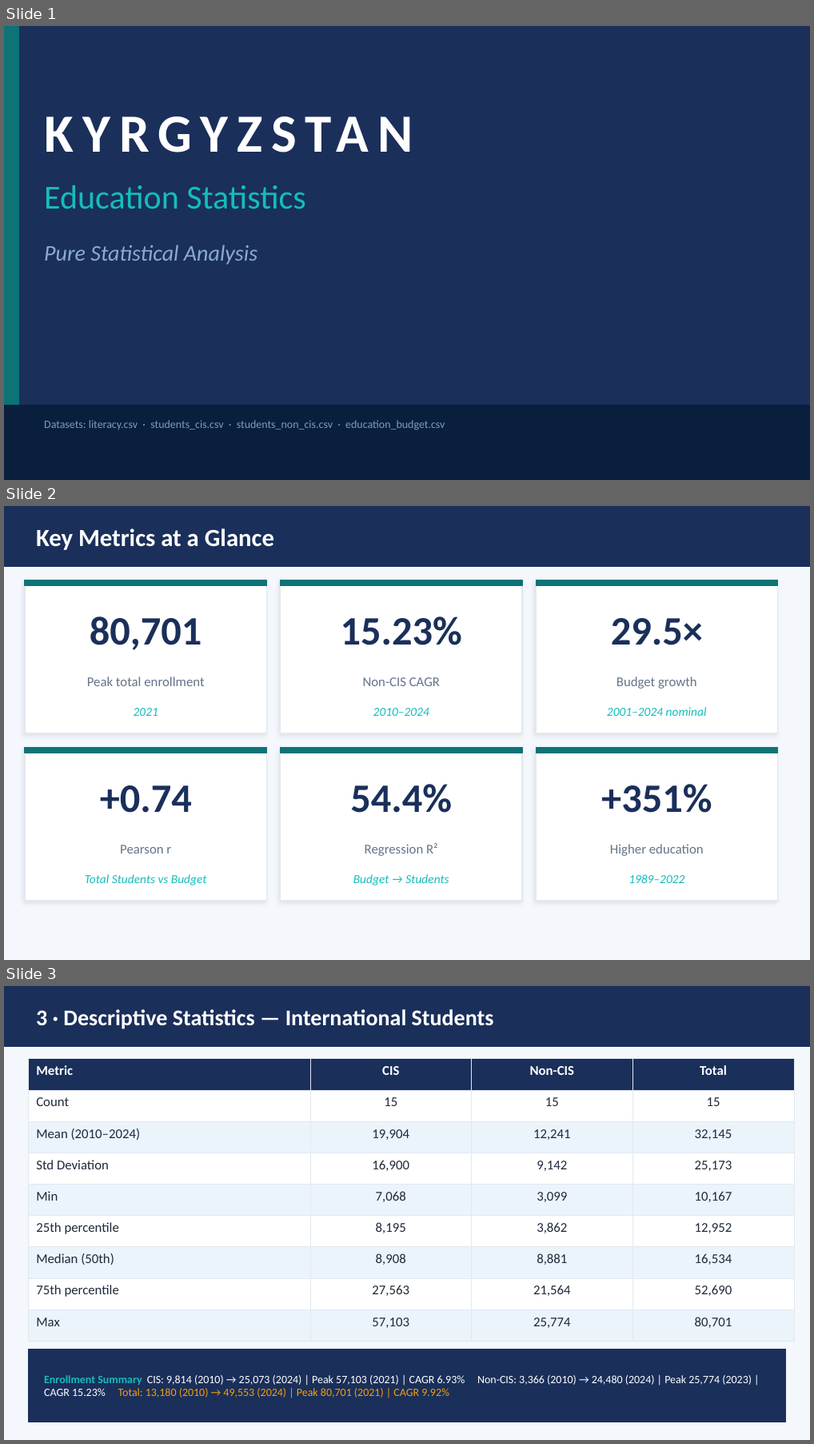
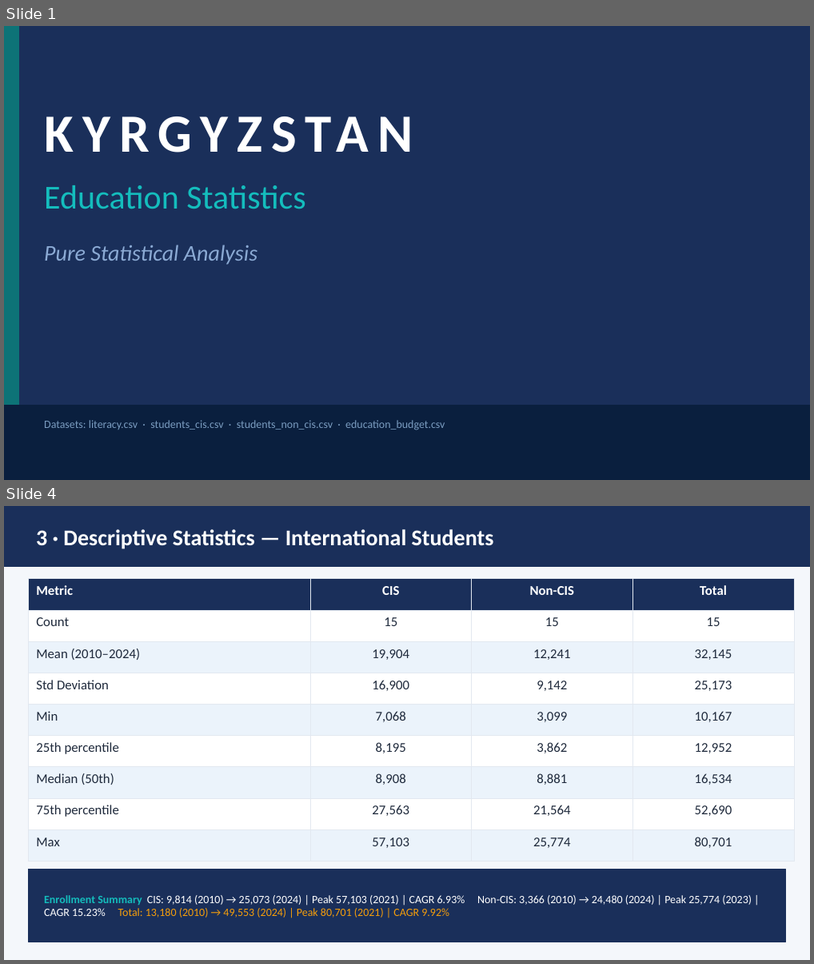
Before and after one commit to MuliShKa/kyrgyzstan-education-analysis, a slide deck: Kyrgyzstan_Education_Stats_WithConclusion.pptx. Shown one above the other, each under a label of ours: slides 1, 2 and 3 before the commit, slides 1 and 4 after it; the slides between them are not shown. The pictures are 814x1444 and 814x964 pixels, drawn with LibreOffice and Linux fonts; fonts in the diff are those of the drawing. Boxes give left, top, right and bottom in pixels: in the first picture for what was removed or moved away, otherwise in the second. Text is boxed around its words. In the diff, an @@ line names an element or a change of style, - is before the commit and + after.

```diff
--- a/Kyrgyzstan_Education_Stats_WithConclusion.pptx
+++ b/Kyrgyzstan_Education_Stats_WithConclusion.pptx
@@ slide 2 removed at (4,506,810,960), background #F4F7FB @@
@@ rectangle removed at (4,506,810,567) @@
@@ text removed at (36,528,274,550) @@
-Key Metrics at a Glance
@@ rectangle removed at (25,580,267,733) @@
@@ rectangle removed at (25,580,267,586) @@
@@ rectangle removed at (281,580,522,733) @@
@@ rectangle removed at (281,580,522,586) @@
@@ rectangle removed at (536,580,778,733) @@
@@ rectangle removed at (536,580,778,586) @@
@@ text removed at (90,616,202,650) @@
-80,701
@@ text removed at (341,616,462,645) @@
-15.23%
@@ text removed at (611,618,703,645) @@
-29.5×
@@ text removed at (87,676,204,686) @@
-Peak total enrollment
@@ text removed at (363,677,440,686) @@
-Non-CIS CAGR
@@ text removed at (617,676,698,688) @@
-Budget growth
@@ text removed at (134,708,158,716) @@
-2021
@@ text removed at (374,708,430,716) @@
-2010–2024
@@ text removed at (607,707,707,716) @@
-2001–2024 nominal
@@ rectangle removed at (25,747,267,900) @@
@@ rectangle removed at (25,747,267,752) @@
@@ rectangle removed at (281,747,522,900) @@
@@ rectangle removed at (281,747,522,752) @@
@@ rectangle removed at (536,747,778,900) @@
@@ rectangle removed at (536,747,778,752) @@
@@ text removed at (100,785,192,812) @@
-+0.74
@@ text removed at (350,784,452,812) @@
-54.4%
@@ text removed at (602,784,712,812) @@
-+351%
@@ text removed at (120,844,171,853) @@
-Pearson r
@@ text removed at (365,843,438,856) @@
-Regression R²
@@ text removed at (610,844,704,856) @@
-Higher education
@@ text removed at (85,874,207,885) @@
-Total Students vs Budget
@@ text removed at (354,874,449,885) @@
-Budget → Students
@@ text removed at (629,874,685,883) @@
-1989–2022
@@ what was slide 3 is now slide 4 @@
```
Also in this commit, not shown: 1 slide changed, 2 slides added.
